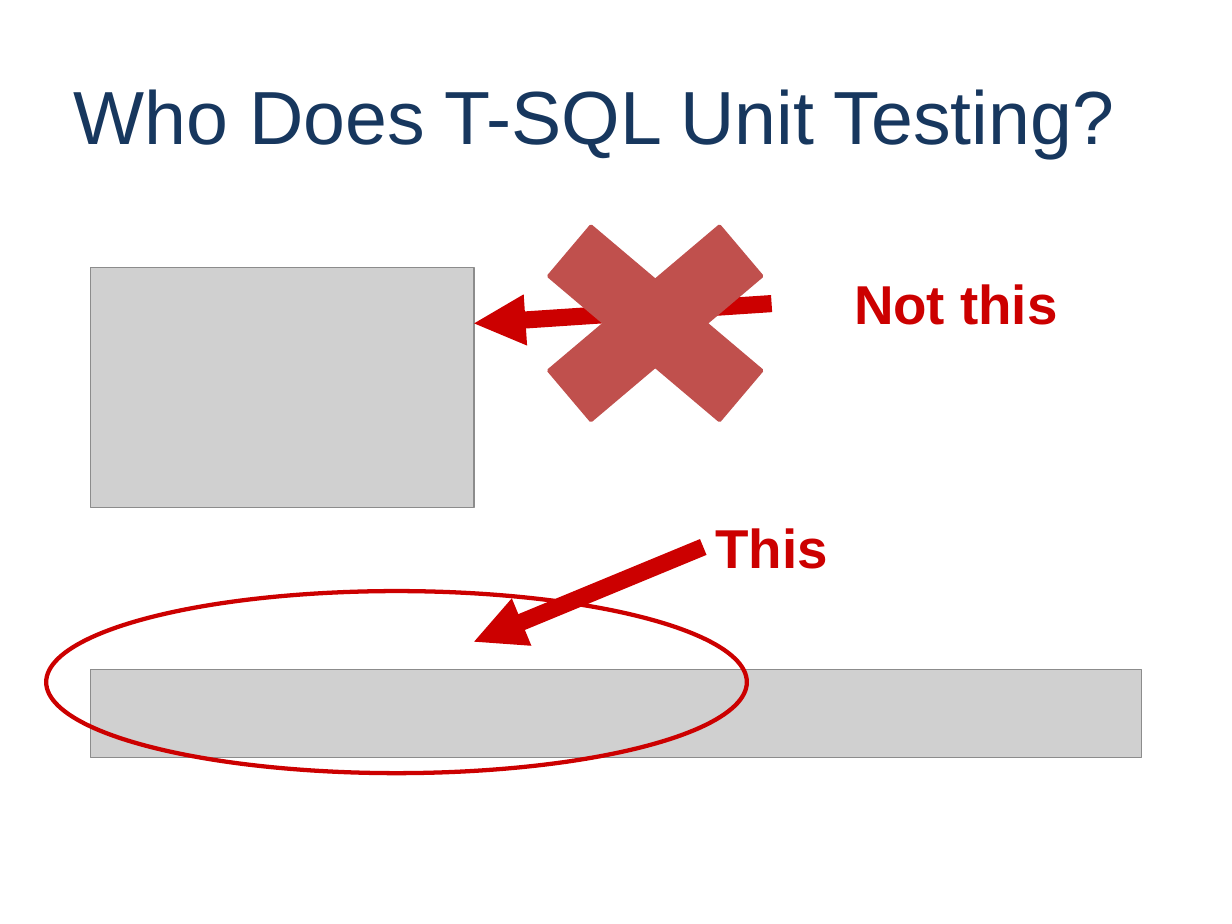
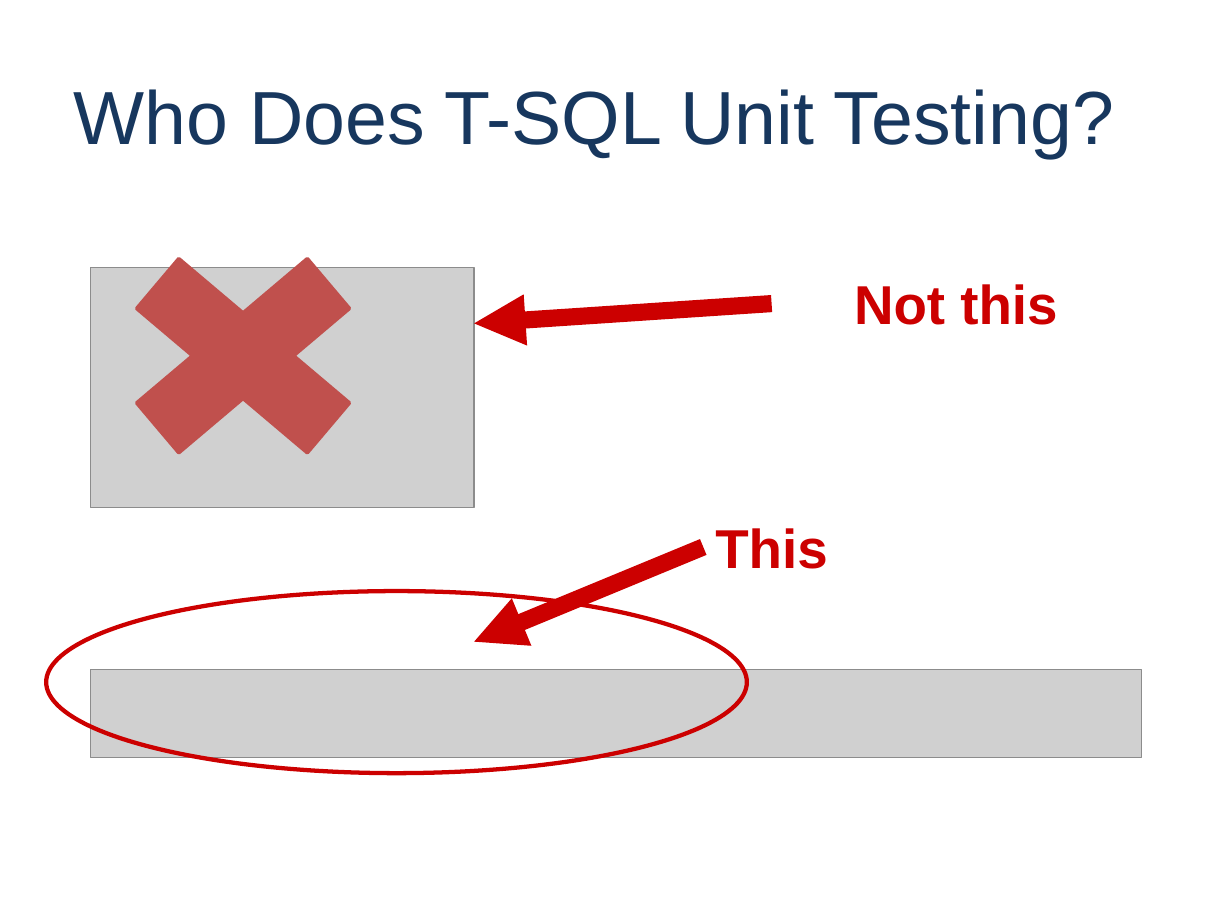
Before and after one commit to way0utwest/UnitTestingTSQL, a slide deck: slide 4 of UnitTestingTSQL.pptx. Drawn at 1232x924 pixels with LibreOffice and Linux fonts; fonts in the diff are those of the drawing; grey boxes stand for pictures; background and template pictures are left out. Boxes give left, top, right and bottom in pixels: in the first picture for what was removed or moved away, otherwise in the second. Text is boxed around its words. In the diff, an @@ line names an element or a change of style, - is before the commit and + after.

```diff
--- a/UnitTestingTSQL.pptx
+++ b/UnitTestingTSQL.pptx
@@ cross: place and size @@
-cross at [492, 185, 821, 463]
+cross at [79, 217, 408, 495]
```
Also in this commit, not shown: 6 other slides changed, 2 slides added, 1 slide removed, 2 other files.
